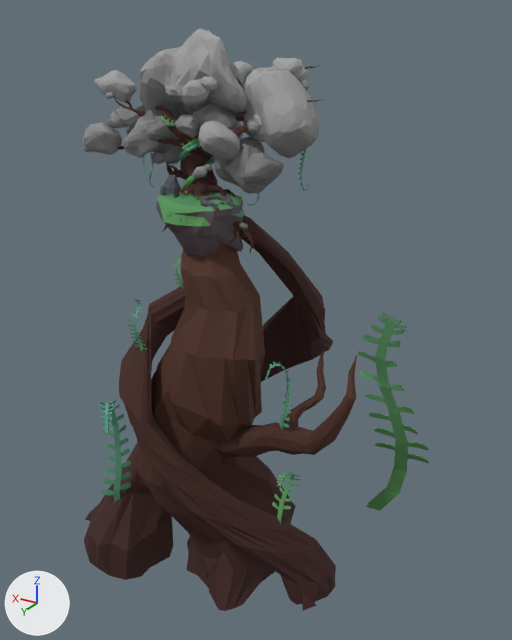
The FBX model Game/Assets/Resources/Graphic/BG/lobby/Iland_001.FBX, before and after one commit.
Before and after are seen from a 50 mm camera at (-26.1, 36.2, 10.5) aimed at (-2.2, -3.5, -9.4). The axes (+X, +Y, +Z) are drawn at lower left. The lights are the same throughout.

In view in the first picture: 'Iland_001'.
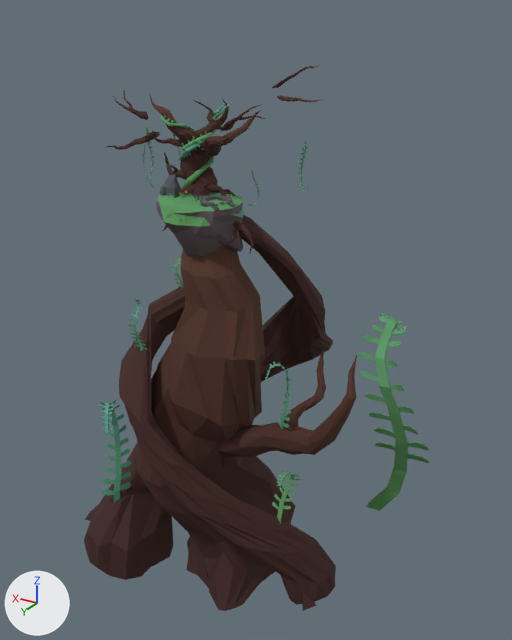
The change, as a diff of the scene's bpy script:
```diff
--- a/Game/Assets/Resources/Graphic/BG/lobby/Iland_001.FBX.py
+++ b/Game/Assets/Resources/Graphic/BG/lobby/Iland_001.FBX.py
@@ me_mesh @@
 # used by ob_iland_001; location = (0.0, 0.0, 0.0)
-me_mesh.from_pydata(...)  # 17680 vertices, 31942 faces; spans x -14.2..9.7, y -14.0..6.8, z -28.3..9.8
+me_mesh.from_pydata(...)  # 12439 vertices, 21564 faces; spans x -14.2..9.7, y -14.0..6.8, z -28.3..7.9
+# me_mesh part 1: 16 loose pieces with 2846 vertices, spanning x -7.5..7.5, y -6.4..1.6, z 1.0..9.8, are deleted
+# me_mesh part 2: 21 vertices moved within x -3.6..5.8, y -1.8..0.9, z -1.4..4.8; 2395 vertices removed from x -5.8..8.2, y -2.5..2.1, z -1.6..5.7
 me_mesh.materials.append(mat_material__118)
```

Boxes [x1, y1, x2, y2] around the edits, measured in the pictures (512 x 640 px):
'Iland_001', reshaped (6% shorter): before [82, 29, 429, 611]; after [84, 65, 429, 611]
part 1 of me_mesh, deleted: before [94, 29, 320, 178]
part 2 of me_mesh, cut back: before [82, 103, 284, 233]; after [133, 113, 259, 232]
